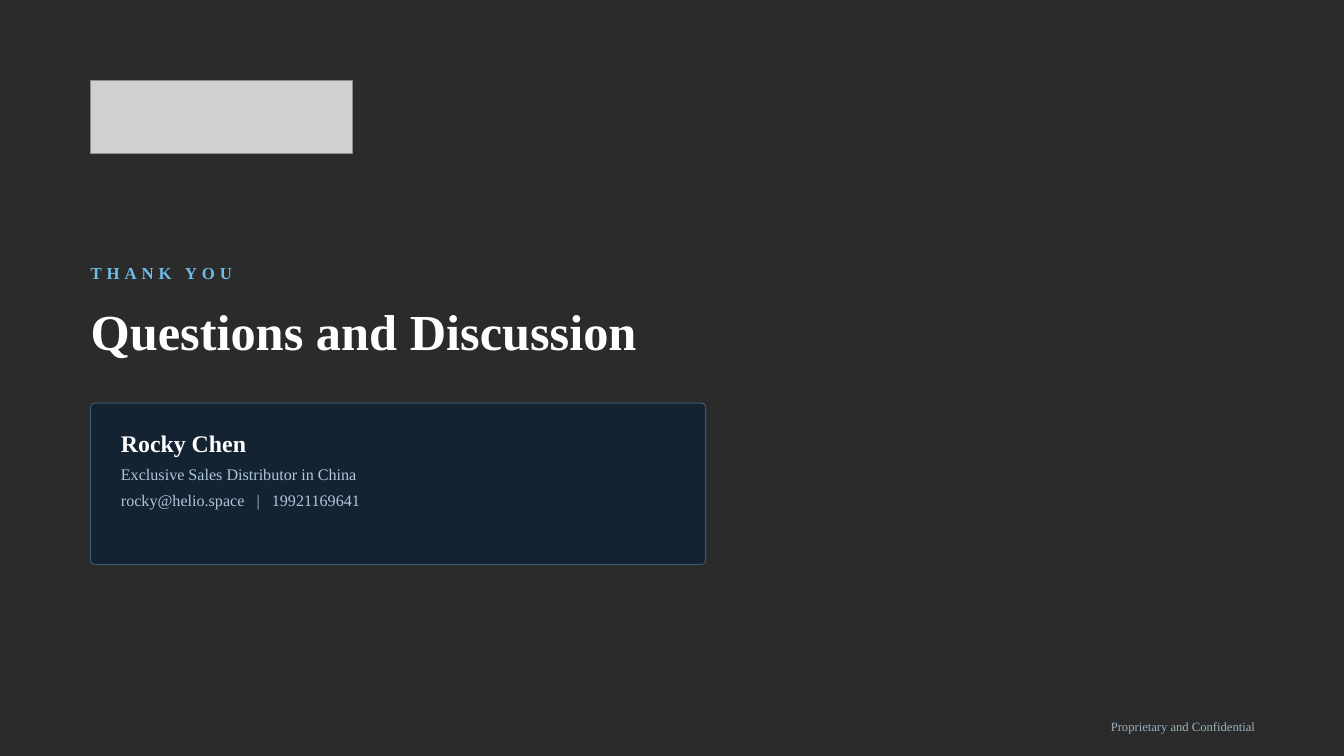
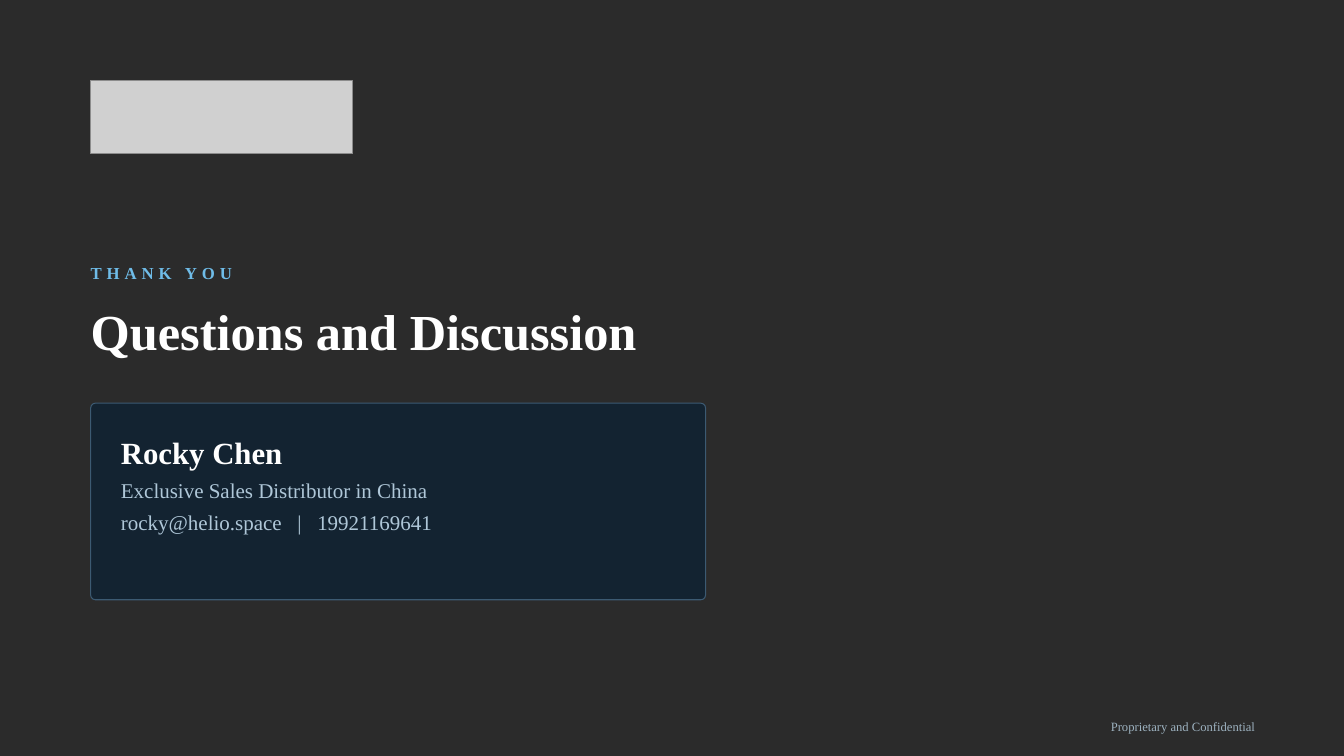
Before and after one commit to anthonyleedu/anthonyleedu, a slide deck: slide 15 of Heliospace_Investor_Overview.pptx. Drawn at 1344x756 pixels with LibreOffice and Linux fonts; fonts in the diff are those of the drawing; grey boxes stand for pictures; background and template pictures are left out; a plain dark background stands for a picture behind light text. Boxes give left, top, right and bottom in pixels: in the first picture for what was removed or moved away, otherwise in the second. Text is boxed around its words. In the diff, an @@ line names an element or a change of style, - is before the commit and + after.

```diff
--- a/Heliospace_Investor_Overview.pptx
+++ b/Heliospace_Investor_Overview.pptx
@@ rounded rectangle: place and size @@
-rounded rectangle at <box>91,403,706,565</box>
+rounded rectangle at <box>91,403,706,600</box>
@@ text "Rocky Chen" at <box>121,442,432,535</box>: size 17 to 22 pt in "Rocky Chen"; size 11.5 to 15 pt in "Exclusive Sales Distributor in China", "rocky@helio.space | 19921169641" @@
```
